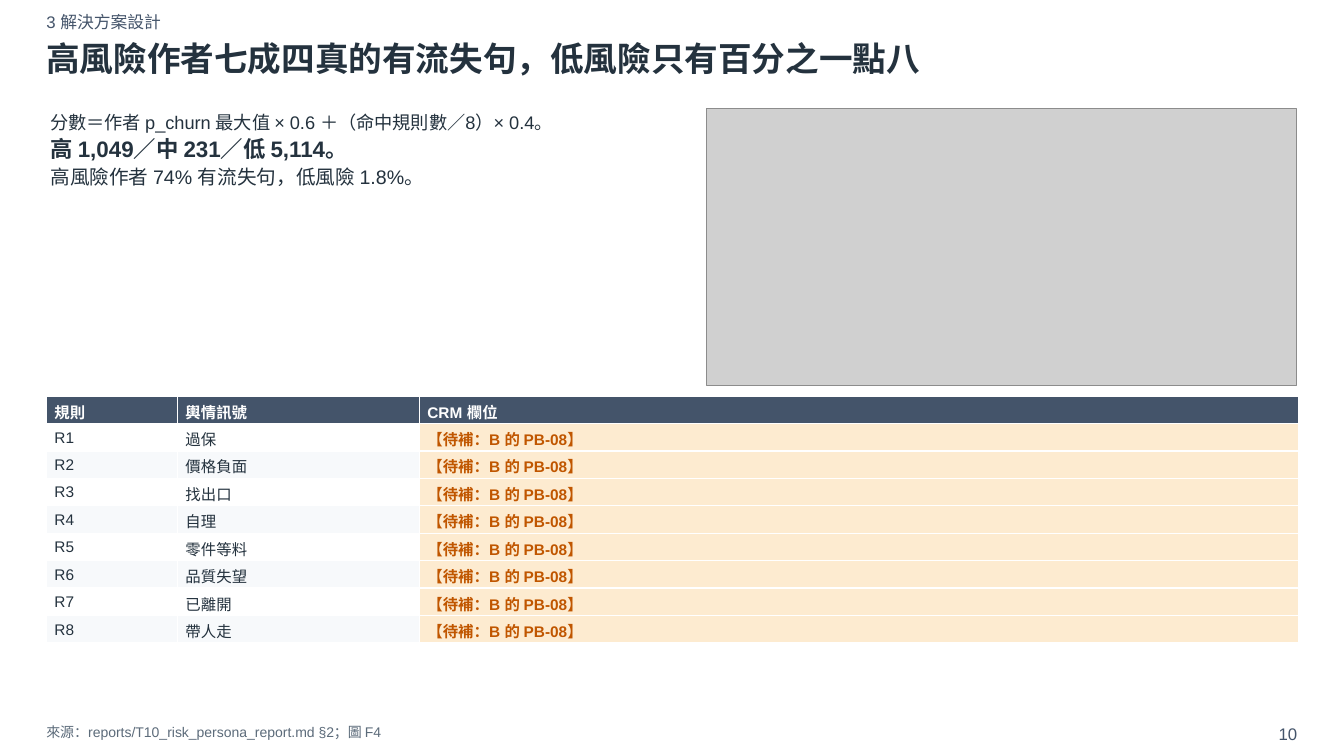
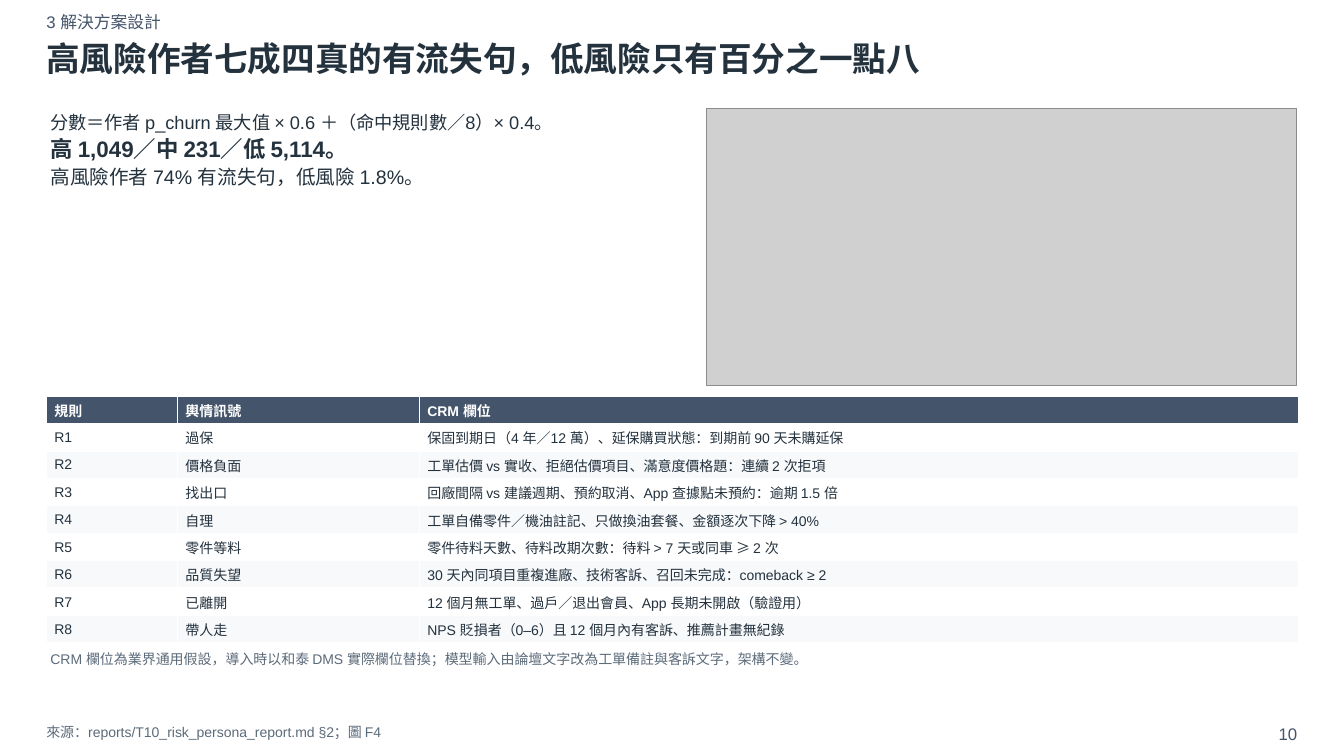
Before and after one commit to xxx789666/hotai-ai-hackathon-lexus, a slide deck: slide 10 of deck/初賽簡報_v0.pptx. Drawn at 1344x756 pixels with LibreOffice and Linux fonts; fonts in the diff are those of the drawing; grey boxes stand for pictures. Boxes give left, top, right and bottom in pixels: in the first picture for what was removed or moved away, otherwise in the second. Text is boxed around its words. In the diff, an @@ line names an element or a change of style, - is before the commit and + after.

```diff
--- a/deck/初賽簡報_v0.pptx
+++ b/deck/初賽簡報_v0.pptx
@@ table at [46, 396, 1299, 643] @@
-row 2, column 3: 【待補：B 的 PB-08】
+row 2, column 3: 保固到期日（4 年／12 萬）、延保購買狀態：到期前 90 天未購延保
-row 3, column 3: 【待補：B 的 PB-08】
+row 3, column 3: 工單估價 vs 實收、拒絕估價項目、滿意度價格題：連續 2 次拒項
-row 4, column 3: 【待補：B 的 PB-08】
+row 4, column 3: 回廠間隔 vs 建議週期、預約取消、App 查據點未預約：逾期 1.5 倍
-row 5, column 3: 【待補：B 的 PB-08】
+row 5, column 3: 工單自備零件／機油註記、只做換油套餐、金額逐次下降 > 40%
-row 6, column 3: 【待補：B 的 PB-08】
+row 6, column 3: 零件待料天數、待料改期次數：待料 > 7 天或同車 ≥ 2 次
-row 7, column 3: 【待補：B 的 PB-08】
+row 7, column 3: 30 天內同項目重複進廠、技術客訴、召回未完成：comeback ≥ 2
-row 8, column 3: 【待補：B 的 PB-08】
+row 8, column 3: 12 個月無工單、過戶／退出會員、App 長期未開啟（驗證用）
-row 9, column 3: 【待補：B 的 PB-08】
+row 9, column 3: NPS 貶損者（0–6）且 12 個月內有客訴、推薦計畫無紀錄
@@ fill #FDEBD0 to #FFFFFF in 4 cells @@
@@ fill #FDEBD0 to #F7F9FB in 4 cells @@
@@ size 11 to 10 pt in "規則", "輿情訊號", "CRM 欄位", "R1" and 15 more places @@
@@ text added at [50, 652, 807, 666], 10 pt, text #5C6B7A @@
+CRM 欄位為業界通用假設，導入時以和泰 DMS 實際欄位替換；模型輸入由論壇文字改為工單備註與客訴文字，架構不變。
```
Also in this commit, not shown: 7 other files.
